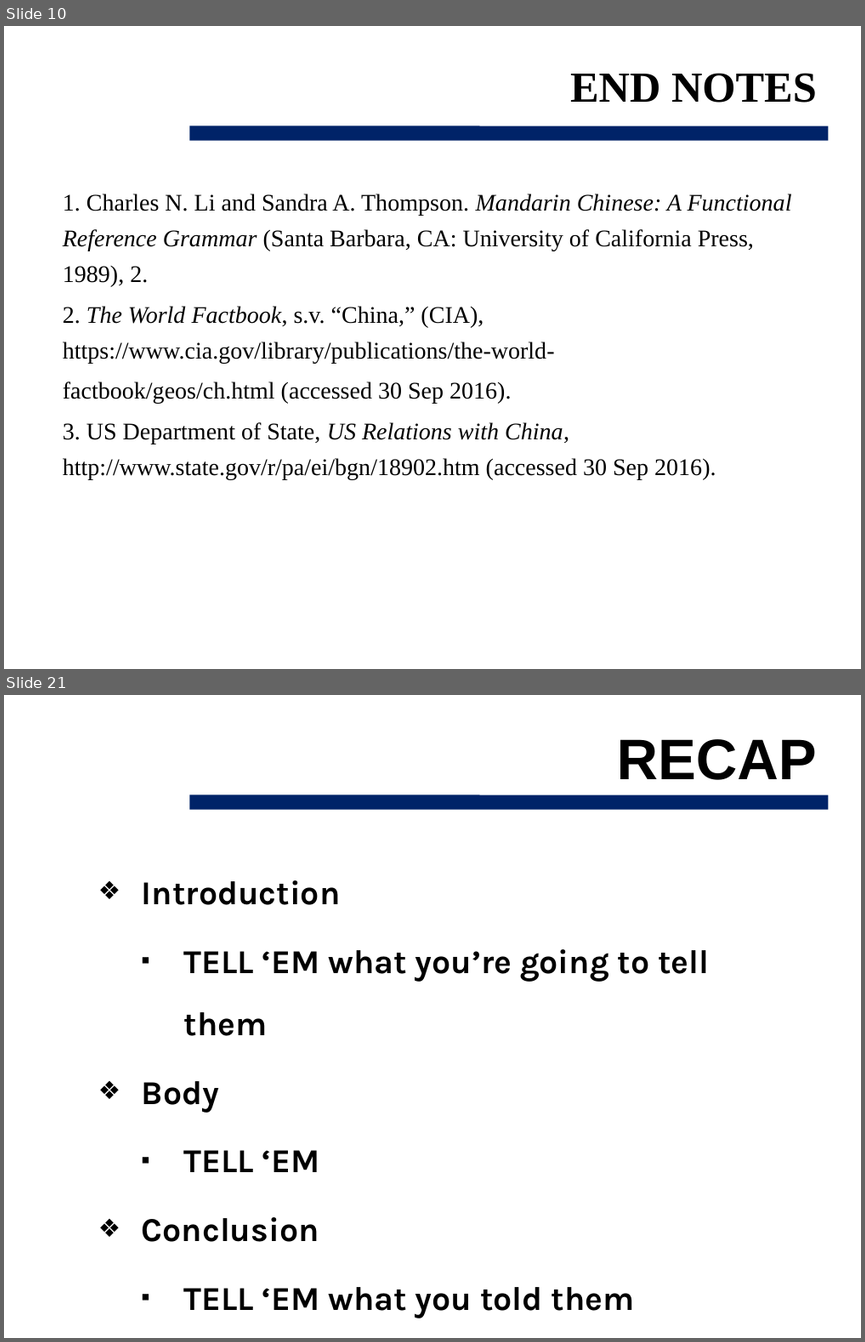
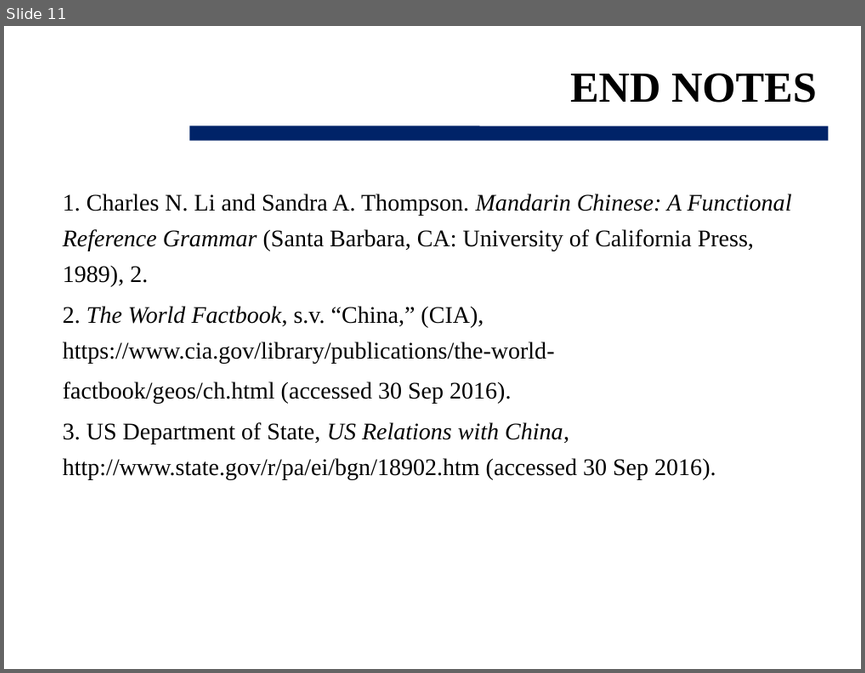
Before and after one commit to 360bobcui/OTSbackgroundpaper, a slide deck: Cui_Brief.pptx. Shown one above the other, each under a label of ours: slides 10 and 21 before the commit, slide 11 after it; the slides between them are not shown. The pictures are 865x1342 and 865x673 pixels, drawn with LibreOffice and Linux fonts; fonts in the diff are those of the drawing; background and template pictures are left out. Boxes give left, top, right and bottom in pixels: in the first picture for what was removed or moved away, otherwise in the second. Text is boxed around its words. In the diff, an @@ line names an element or a change of style, - is before the commit and + after.

```diff
--- a/Cui_Brief.pptx
+++ b/Cui_Brief.pptx
@@ slide 21 removed at [4,695,861,1338], background picture (left out); not listed: 1 template element that a slide beside it also shows @@
@@ title removed at [617,739,817,780] @@
-RECAP
@@ text removed at [142,880,709,1318] @@
-❖ Introduction
-  ▪ TELL ‘EM what you’re going to tell them
-❖ Body
-  ▪ TELL ‘EM
-❖ Conclusion
-  ▪ TELL ‘EM what you told them
@@ what was slide 10 is now slide 11 @@
```
Also in this commit, not shown: 3 slides changed, 1 slide added, 27 other slides removed, 4 other files.
